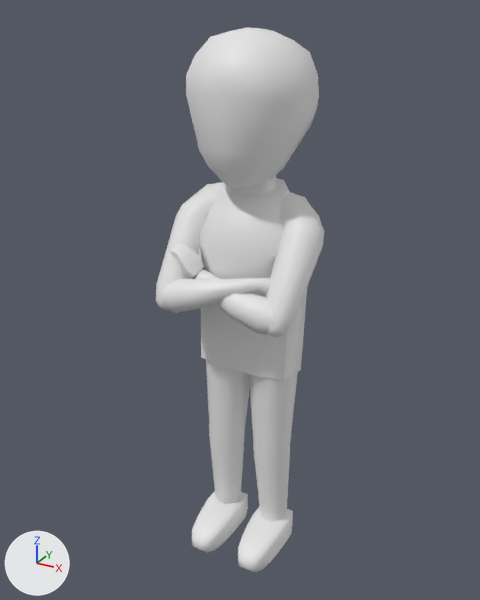
A saved change to the OBJ model game/assets/characters/girl.obj.
Camera for both pictures: a 50 mm lens placed at (1.202, -2.251, 1.516), pointed at (-0.038, 0.003, 0.389). Arrows for +X, +Y and +Z are at lower left; the lights stay in place. Where no turn or scale is listed for an object, it has been applied to the vertices.

The first picture shows 'F_Arms_Folded_Cylinder.008', 'F_Legs_Cylinder.006', 'F_Torso_Cylinder.002', 'Head_Cylinder.001', 'Shoes_Cube.002'.
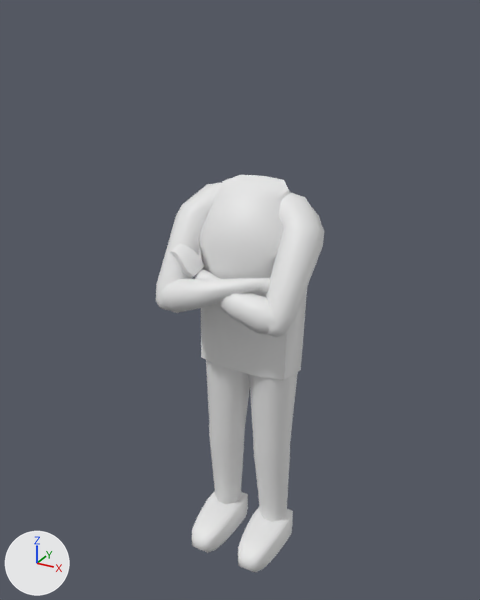
Diff of the bpy script that builds the scene:
```diff
--- a/game/assets/characters/girl.obj.py
+++ b/game/assets/characters/girl.obj.py
@@ ob_head_cylinder_001 @@
-ob_head_cylinder_001 = bpy.data.objects.new('Head_Cylinder.001', me_head_cylinder_001)
-ob_head_cylinder_001.location = (0.0, 0.0, 0.0)
```

Boxes [x1, y1, x2, y2] around the edits, measured in the pictures (480 x 600 px):
'Head_Cylinder.001', deleted
    before: [186, 27, 319, 197]
